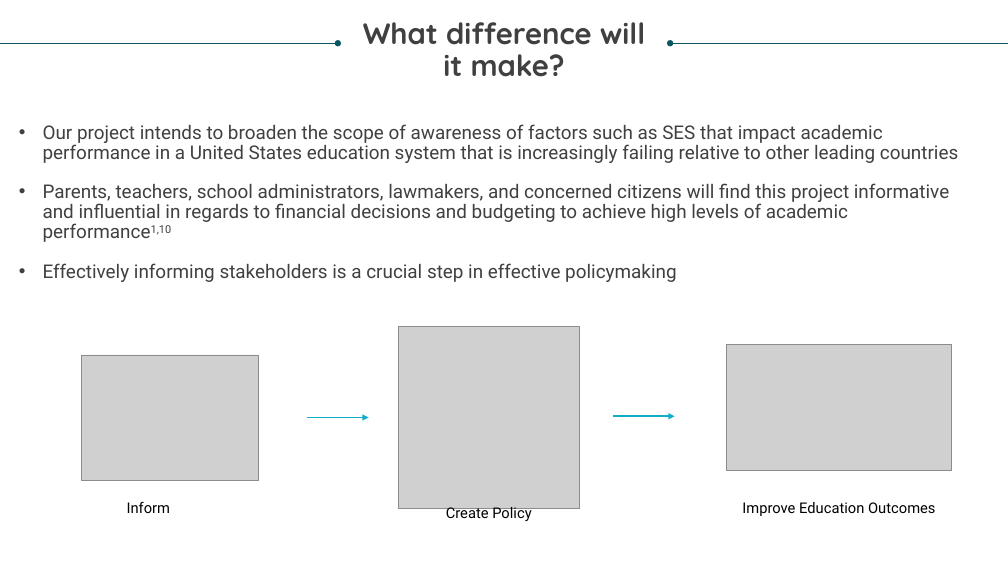
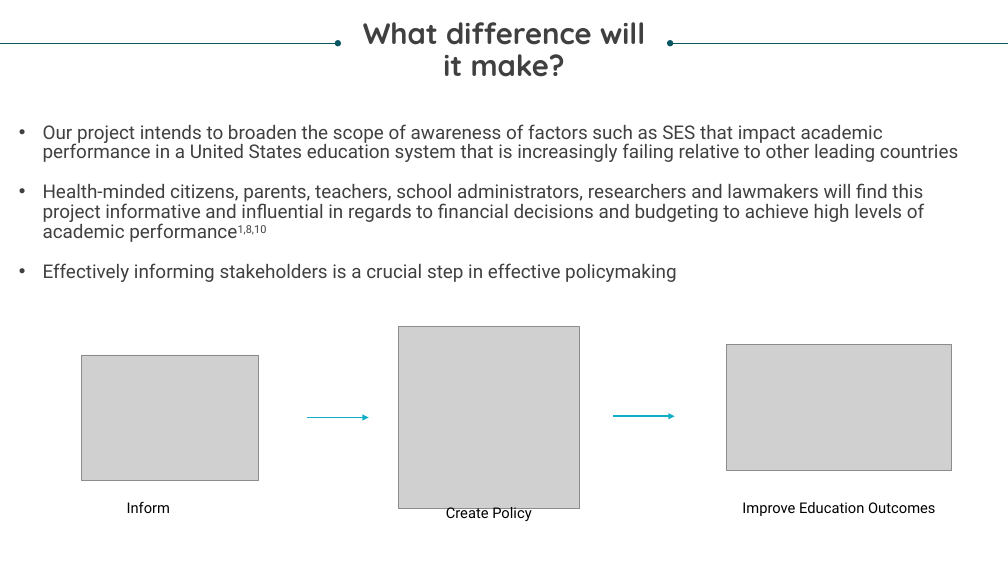
Before and after one commit to bspivey/GraduationAnalysis, a slide deck: slide 8 of SESIoN Proposal.pptx. Drawn at 1008x567 pixels with LibreOffice and Linux fonts; fonts in the diff are those of the drawing; grey boxes stand for pictures. Boxes give left, top, right and bottom in pixels: in the first picture for what was removed or moved away, otherwise in the second. Text is boxed around its words. In the diff, an @@ line names an element or a change of style, - is before the commit and + after.

```diff
--- a/SESIoN Proposal.pptx
+++ b/SESIoN Proposal.pptx
@@ text at [43,183,924,238]: text changed @@
-• Parents, teachers, school administrators, lawmakers, and concerned citizens will find this project informative and influential in regards to financial decisions and budgeting to achieve high levels of academic performance1,10
+• Health-minded citizens, parents, teachers, school administrators, researchers and lawmakers will find this project informative and influential in regards to financial decisions and budgeting to achieve high levels of academic performance1,8,10
```
Also in this commit, not shown: 3 other slides changed.
